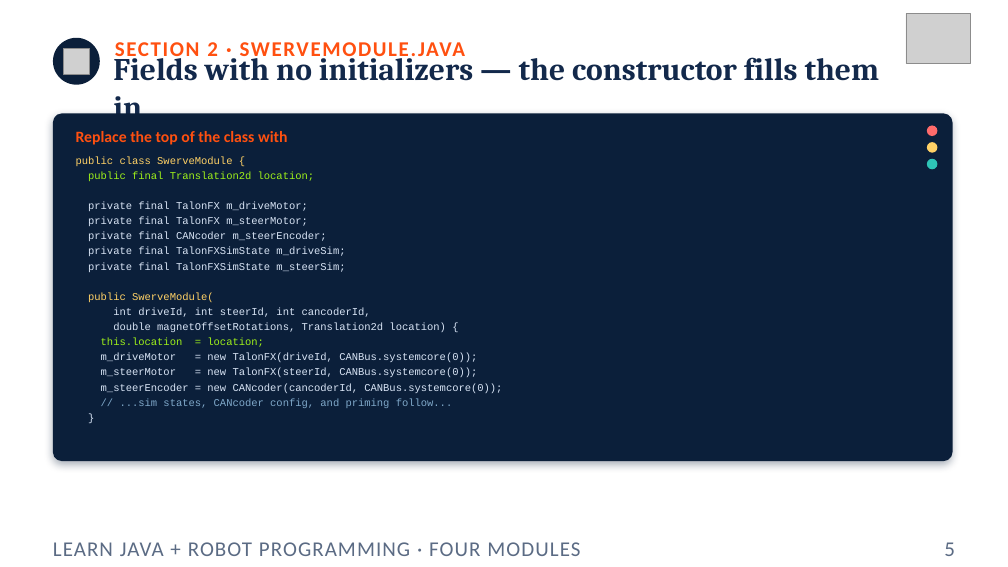
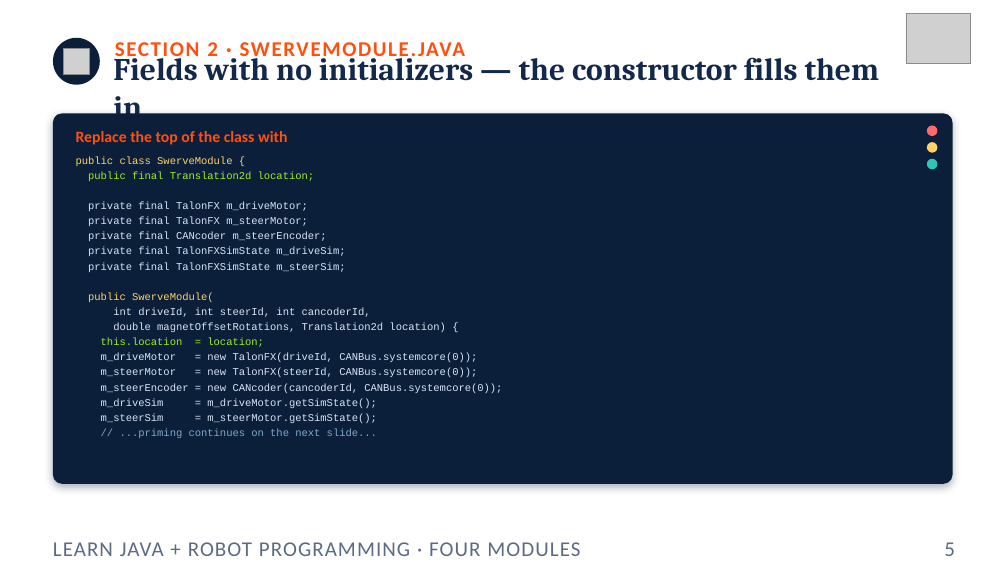
Before and after one commit to FRC5010/BasicRobotLessons, a slide deck: slide 5 of docs/presentations/v3/07-four-modules.pptx. Drawn at 1008x567 pixels with LibreOffice and Linux fonts; fonts in the diff are those of the drawing; grey boxes stand for pictures. Boxes give left, top, right and bottom in pixels: in the first picture for what was removed or moved away, otherwise in the second. Text is boxed around its words. In the diff, an @@ line names an element or a change of style, - is before the commit and + after.

```diff
--- a/docs/presentations/v3/07-four-modules.pptx
+++ b/docs/presentations/v3/07-four-modules.pptx
@@ rounded rectangle: place and size @@
-rounded rectangle at <box>53,113,953,461</box>
+rounded rectangle at <box>53,113,953,484</box>
@@ rounded rectangle at <box>53,113,953,484</box>: proportions changed @@
@@ text at <box>101,398,377,438</box>: text changed; text colour #7FA8C9 to #D7E3F4 @@
-// ...sim states, CANcoder config, and priming follow...
-}
+m_driveSim = m_driveMotor.getSimState();
+m_steerSim = m_steerMotor.getSimState();
+// ...priming continues on the next slide...
```
Also in this commit, not shown: 12 other slides changed, 8 slides added, 7 other files.
